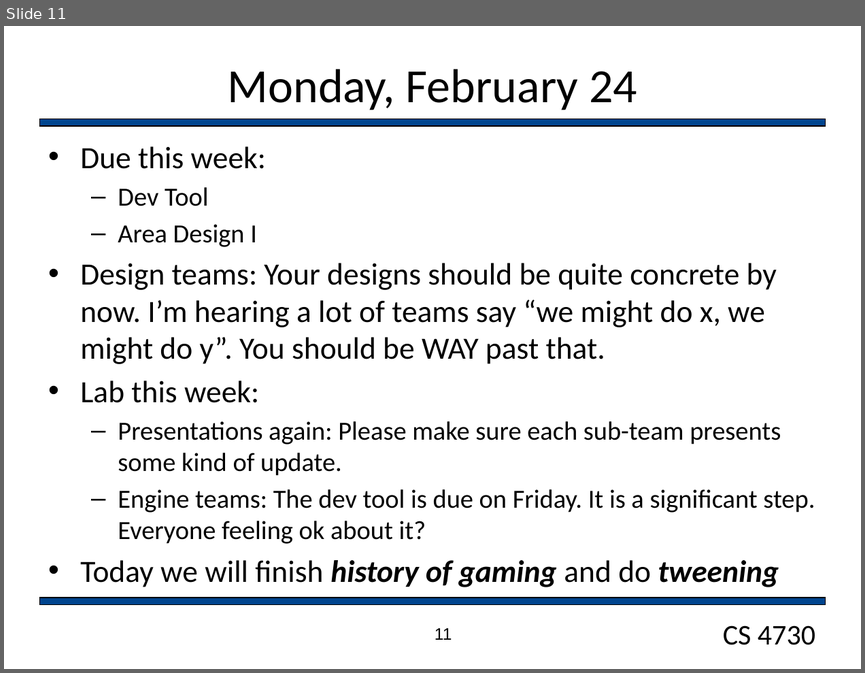
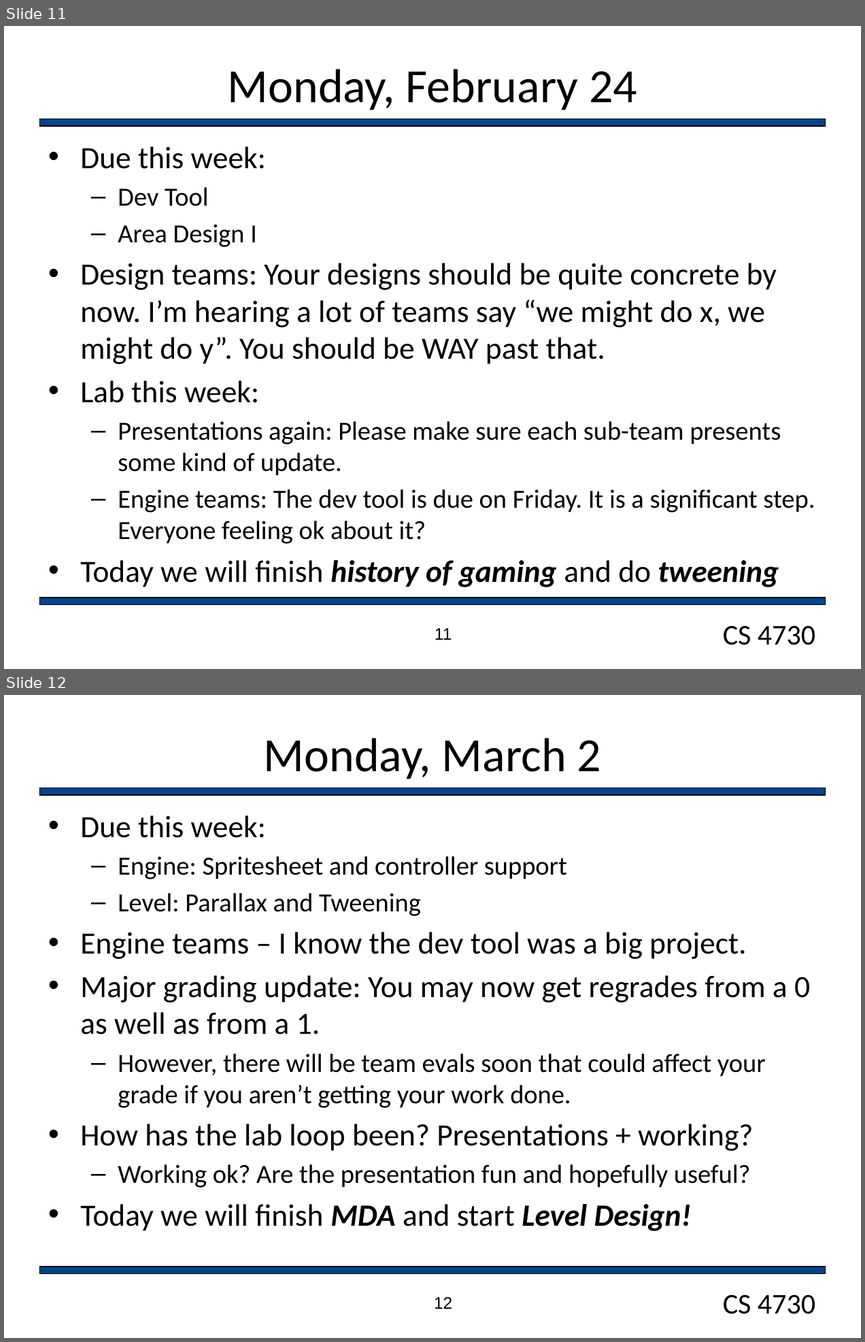
Before and after one commit to markfloryan/gamedesign, a slide deck: slides/dailyAnnouncements.pptx. Shown one above the other, each under a label of ours: slide 11 before the commit, slides 11 and 12 after it. The pictures are 865x673 and 865x1342 pixels, drawn with LibreOffice and Linux fonts; fonts in the diff are those of the drawing; background and template pictures are left out. Boxes give left, top, right and bottom in pixels: in the first picture for what was removed or moved away, otherwise in the second. Text is boxed around its words. In the diff, an @@ line names an element or a change of style, - is before the commit and + after.

```diff
--- a/slides/dailyAnnouncements.pptx
+++ b/slides/dailyAnnouncements.pptx
@@ slide 12 added at (4,695,861,1338), background #FFFFFF; not listed: 3 template elements that a slide beside it also shows @@
@@ title added at (264,738,601,779), 40 pt, text #000000 @@
+Monday, March 2
@@ text added at (80,815,810,1231), 22 pt, text #000000 @@
+• Due this week:
+  – Engine: Spritesheet and controller support
+  – Level: Parallax and Tweening
+• Engine teams – I know the dev tool was a big project.
+• Major grading update: You may now get regrades from a 0 as well as from a 1.
+  – However, there will be team evals soon that could affect your grade if you aren’t getting your work done.
+• How has the lab loop been? Presentations + working?
+  – Working ok? Are the presentation fun and hopefully useful?
+• Today we will finish MDA and start Level Design!
@@ page number added at (434,1297,452,1308), 14 pt, text #000000 @@
+12
```
Also in this commit, not shown: 1 other file.
